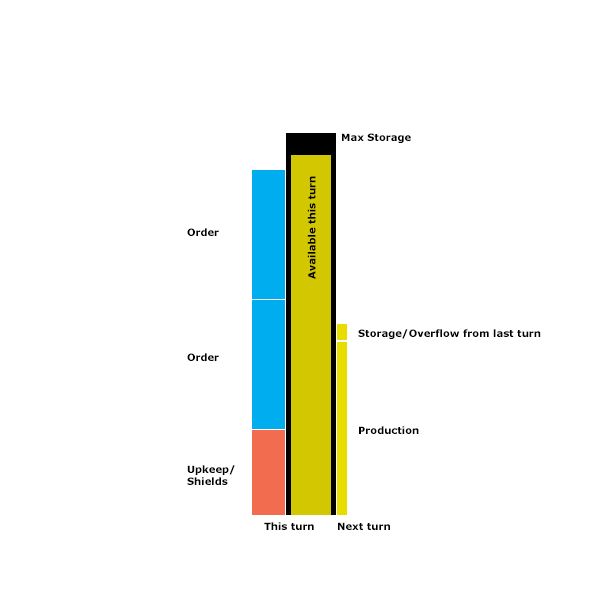
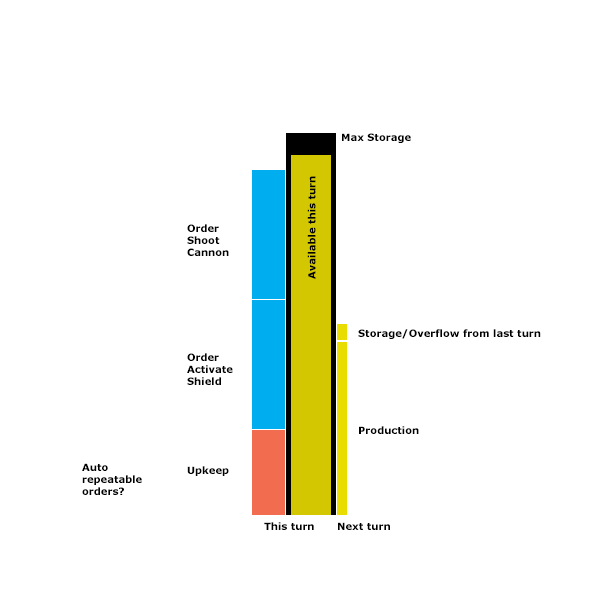
Layers edited between the first and the second 600px x 600px image:
renamed "Order copy 2" to "Order Shoot Cannon", painted on it over [187, 224, 229, 256]
renamed "Order" to "Order Activate Shield", painted on it over [187, 365, 233, 385]
added layer "Auto repeatable orders?" above "Upkeep" over [82, 463, 142, 495]
renamed "Upkeep/ Shields" to "Upkeep", painted on it over [187, 465, 235, 485]
